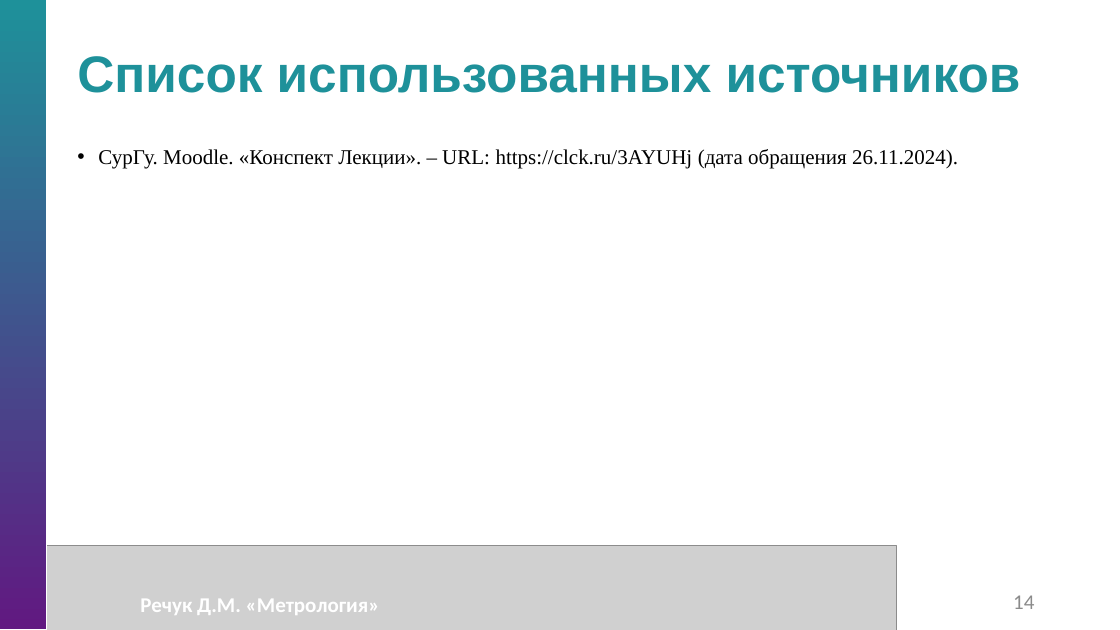
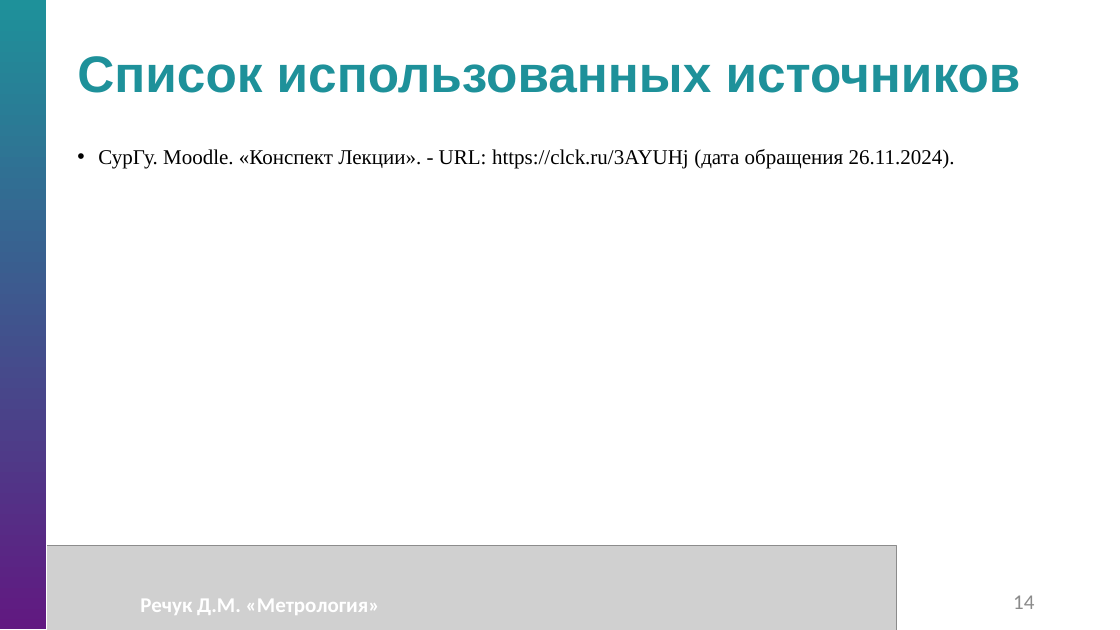
Before and after one commit to Fanatsio/surgu-metrology, a slide deck: slide 14 of 606-12_РечукДМ_Презентация_тема_22.pptx. Drawn at 1120x630 pixels with LibreOffice and Linux fonts; fonts in the diff are those of the drawing; grey boxes stand for pictures. Boxes give left, top, right and bottom in pixels: in the first picture for what was removed or moved away, otherwise in the second. Text is boxed around its words. In the diff, an @@ line names an element or a change of style, - is before the commit and + after.

```diff
--- a/606-12_РечукДМ_Презентация_тема_22.pptx
+++ b/606-12_РечукДМ_Презентация_тема_22.pptx
@@ text at [98,149,955,169]: text changed @@
-• СурГу. Moodle. «Конспект Лекции». – URL: https://clck.ru/3AYUHj (дата обращения 26.11.2024).
+• СурГу. Moodle. «Конспект Лекции». - URL: https://clck.ru/3AYUHj (дата обращения 26.11.2024).
```
Also in this commit, not shown: 34 other files.
